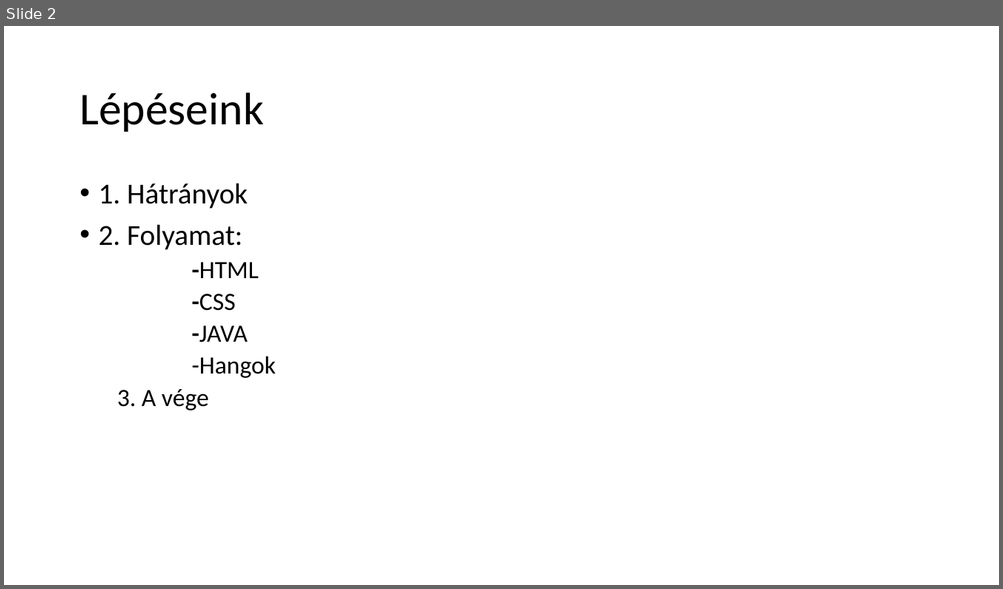
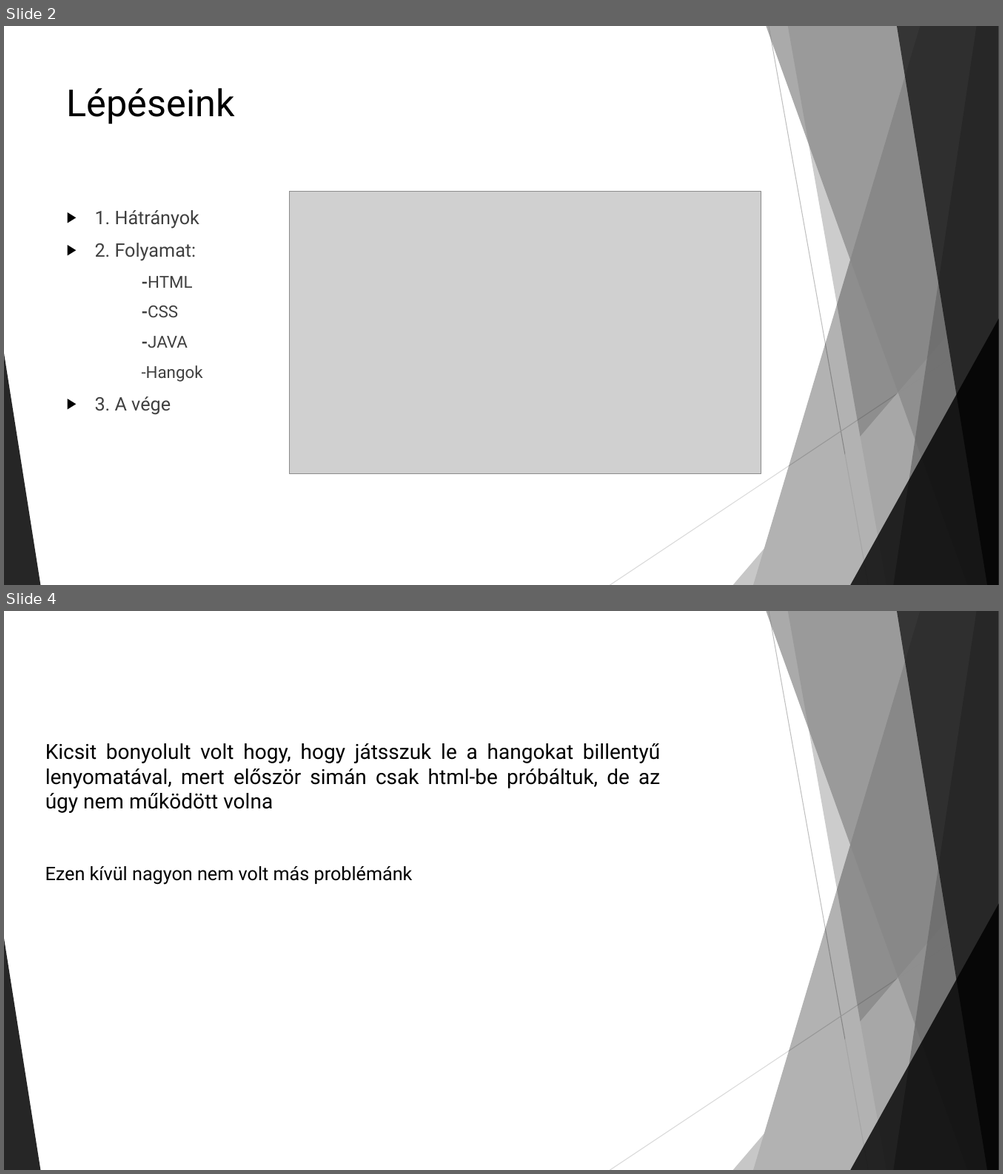
Before and after one commit to MrTakasu/Zongora, a slide deck: A Zongora.pptx. Shown one above the other, each under a label of ours: slide 2 before the commit, slides 2 and 4 after it; the slides between them are not shown. The pictures are 1003x589 and 1003x1174 pixels, drawn with LibreOffice and Linux fonts; fonts in the diff are those of the drawing; grey boxes stand for pictures. Boxes give left, top, right and bottom in pixels: in the first picture for what was removed or moved away, otherwise in the second. Text is boxed around its words. In the diff, an @@ line names an element or a change of style, - is before the commit and + after.

```diff
--- a/A Zongora.pptx
+++ b/A Zongora.pptx
@@ slide 4 added at (4, 611, 999, 1170), background #FFFFFF; not listed: 10 template elements that a slide beside it also shows @@
@@ title added at (45, 743, 660, 813), 20 pt, text #000000 @@
+Kicsit bonyolult volt hogy, hogy játsszuk le a hangokat billentyű lenyomatával, mert először simán csak html-be próbáltuk, de az úgy nem működött volna
@@ text added at (45, 866, 412, 885), 18 pt, text #000000 @@
+Ezen kívül nagyon nem volt más problémánk
@@ slide 2 changed as well @@
@@ title "Lépéseink": place and size @@
-title "Lépéseink" at (79, 93, 264, 132)
+title "Lépéseink" at (67, 88, 235, 124)
@@ title "Lépéseink" at (67, 88, 235, 124): size 44 to 36 pt, font Calibri to Roboto; line spacing 0.9 to 1; vertical alignment middle to top @@
@@ text "1. Hátrányok": place and size @@
-text "1. Hátrányok" at (99, 183, 276, 411)
+text "1. Hátrányok" at (95, 210, 203, 415)
@@ text "1. Hátrányok" at (95, 210, 203, 415): size 28 to 18 pt in "1. Hátrányok", "2. Folyamat:"; font Calibri to Roboto, text colour #000000 to #404040; size 24 to 16 pt in "-HTML", "-CSS", "-JAVA", "-Hangok"; size 24 to 18 pt in "3. A vége"; bullet • to ▶; line spacing 0.9 to 1; more space between paragraphs; bullet none to ▶; list level 2 to 1 in "3. A vége" @@
@@ picture added at (289, 192, 760, 474) @@
@@ group added at (4, 26, 999, 585): 5 freeform shapes, 3 triangles, 2 lines @@
```
Also in this commit, not shown: 1 other slide changed, 4 other slides added, 1 slide removed.
